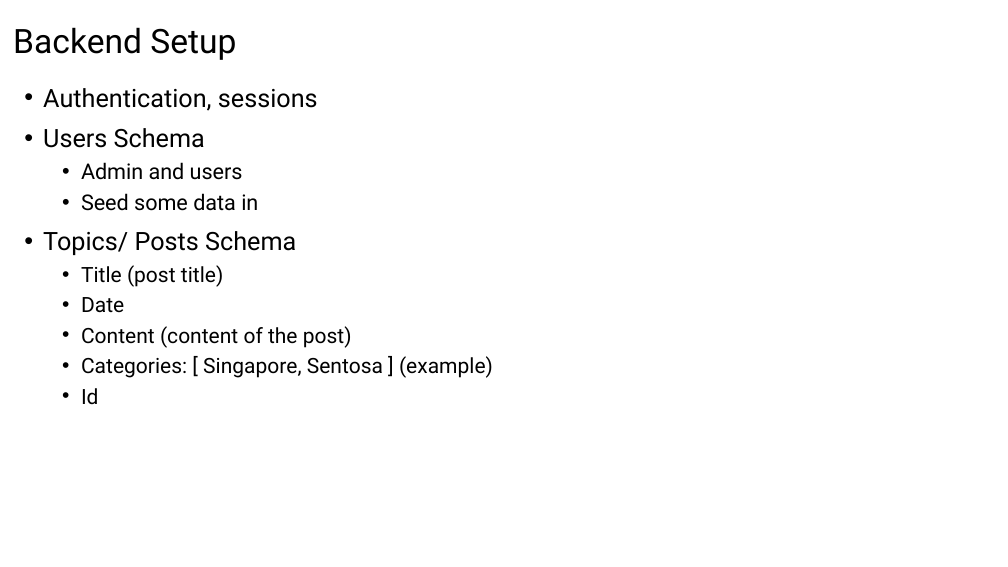
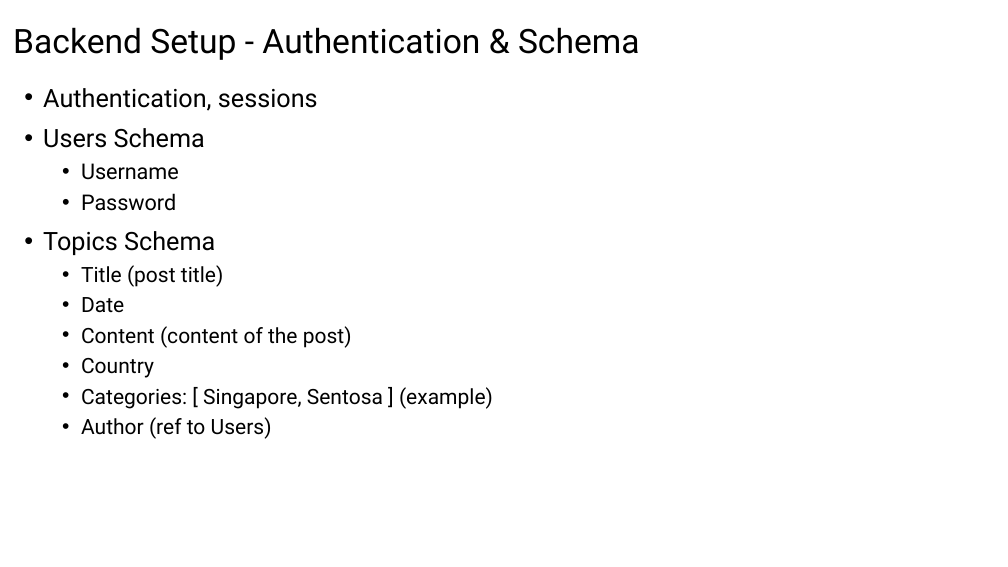
Before and after one commit to SherwinKhoo/travel-go-where, a slide deck: slide 4 of Project-3.pptx (slide 12 before the commit). Drawn at 1008x567 pixels with LibreOffice and Linux fonts; fonts in the diff are those of the drawing. Boxes give left, top, right and bottom in pixels: in the first picture for what was removed or moved away, otherwise in the second. Text is boxed around its words. In the diff, an @@ line names an element or a change of style, - is before the commit and + after.

```diff
--- a/Project-3.pptx
+++ b/Project-3.pptx
@@ title at [13, 27, 640, 60]: text changed @@
-Backend Setup
+Backend Setup - Authentication & Schema
@@ text at [43, 163, 215, 255]: text changed @@
-  • Admin and users
-  • Seed some data in
-• Topics/ Posts Schema
+  • Username
+  • Password
+• Topics Schema
@@ text at [81, 358, 154, 378]: paragraph added @@
+  • Country
@@ text at [81, 417, 272, 439]: text changed @@
-  • Id
+  • Author (ref to Users)
```
Also in this commit, not shown: 8 other slides changed, 1 slide added, 5 slides removed.
